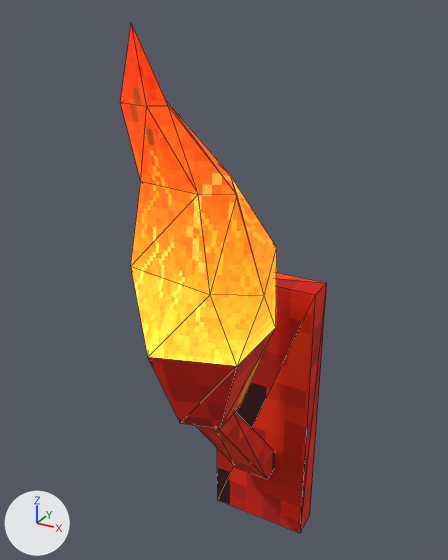
A saved change to the glTF model maps/bentham_ring/models/torch.glb.
Before and after are seen from a camera (50 mm lens) standing at (0.392, -0.899, 0.665) and looking at (-0.026, -0.14, 0.285). Lighting does not change. The marker at lower left points along +X, +Y and +Z. The first picture is the older version. Mesh edges are drawn as thin lines. Vertices at exactly the same position are counted once.

Before the edit, the objects in view are built like this:
```python
mat_hellrock = bpy.data.materials.new('HellRock')
mat_hellrock.use_nodes = True; mat_hellrock.node_tree.nodes.clear()
_N = mat_hellrock.node_tree.nodes; _L = mat_hellrock.node_tree.links
n0 = _N.new('ShaderNodeBsdfPrincipled'); n0.name = 'Principled BSDF'
n0.inputs[2].default_value = 0.95  # 'Roughness'
n0.inputs[28].default_value = 1.0  # 'Emission Strength'
n1 = _N.new('ShaderNodeOutputMaterial'); n1.name = 'Material Output'
n2 = _N.new('ShaderNodeTexImage'); n2.name = 'Image Texture'
n2.image = img_torch_emissive
n2.interpolation = 'Closest'
n3 = _N.new('ShaderNodeTexImage'); n3.name = 'Image Texture.001'
n3.image = img_torch_albedo
n3.interpolation = 'Closest'
_L.new(n0.outputs[0], n1.inputs[0])  # 'BSDF' to 'Surface'
_L.new(n2.outputs[0], n0.inputs[27])  # 'Color' to 'Emission Color'
_L.new(n3.outputs[0], n0.inputs[0])  # 'Color' to 'Base Color'
me_torch = bpy.data.meshes.new('Torch')
me_torch.from_pydata(...)  # 42 vertices, 68 faces; spans x -0.1..0.102, y -0.335..0.0, z -0.25..0.65
me_torch.materials.append(mat_hellrock)
ob_torch = bpy.data.objects.new('Torch', me_torch)
ob_torch.location = (0.0, 0.0, 0.0)
```
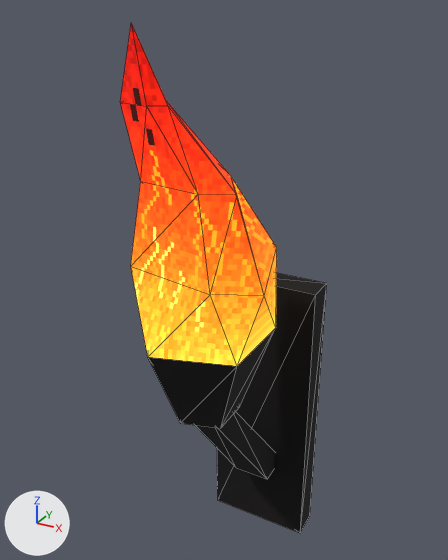
Edits to the bpy script that builds the scene:
```text
Add img_hell_rock_albedo:
    img_hell_rock_albedo = load_image('hell_rock_albedo', '../textures/hell_rock_albedo.png', 864, 416, 'sRGB')
Change mat_hellrock:
    where n0 = _N.new('ShaderNodeBsdfPrincipled'); n0.name = 'Principled BSDF'
    remove n0.inputs[28].default_value = 1.0  # 'Emission Strength'
    where n2 = _N.new('ShaderNodeTexImage'); n2.name = 'Image Texture'
    n2.image: img_torch_emissive -> img_hell_rock_albedo
    remove n3 = _N.new('ShaderNodeTexImage'); n3.name = 'Image Texture.001'
    remove n3.image = img_torch_albedo
    remove n3.interpolation = 'Closest'
    remove _L.new(n2.outputs[0], n0.inputs[27])  # 'Color' to 'Emission Color'
    remove _L.new(n3.outputs[0], n0.inputs[0])  # 'Color' to 'Base Color'
    add _L.new(n2.outputs[0], n0.inputs[0])  # 'Color' to 'Base Color'
Add mat_torch:
    mat_torch = bpy.data.materials.new('Torch')
    # uses the picture img_torch_albedo
Change me_torch:
    where me_torch.from_pydata(...)  # 42 vertices, 68 faces; spans x -0.1..0.102, y -0.335..0.0, z -0.25..0.65
    used by ob_torch; location = (0.0, 0.0, 0.0)
    me_torch part 1: 68 kept faces spanning x -0.1..0.102, y -0.335..0.0, z -0.25..0.65 get new texture (UV) coordinates
    me_torch part 2: 35 faces spanning x -0.1..0.102, y -0.335..-0.107, z 0.25..0.65 switch from mat_hellrock to mat_torch
```

Location of each change, (x1, y1, x2, y2) in pixels of the pictures (448 x 560 px):
'Torch', surface changed (darker)
    both: (120, 25, 327, 533)
part 1 of me_torch, surface changed (darker)
    both: (120, 23, 327, 533)
part 2 of me_torch, recoloured
    both: (120, 23, 277, 366)
